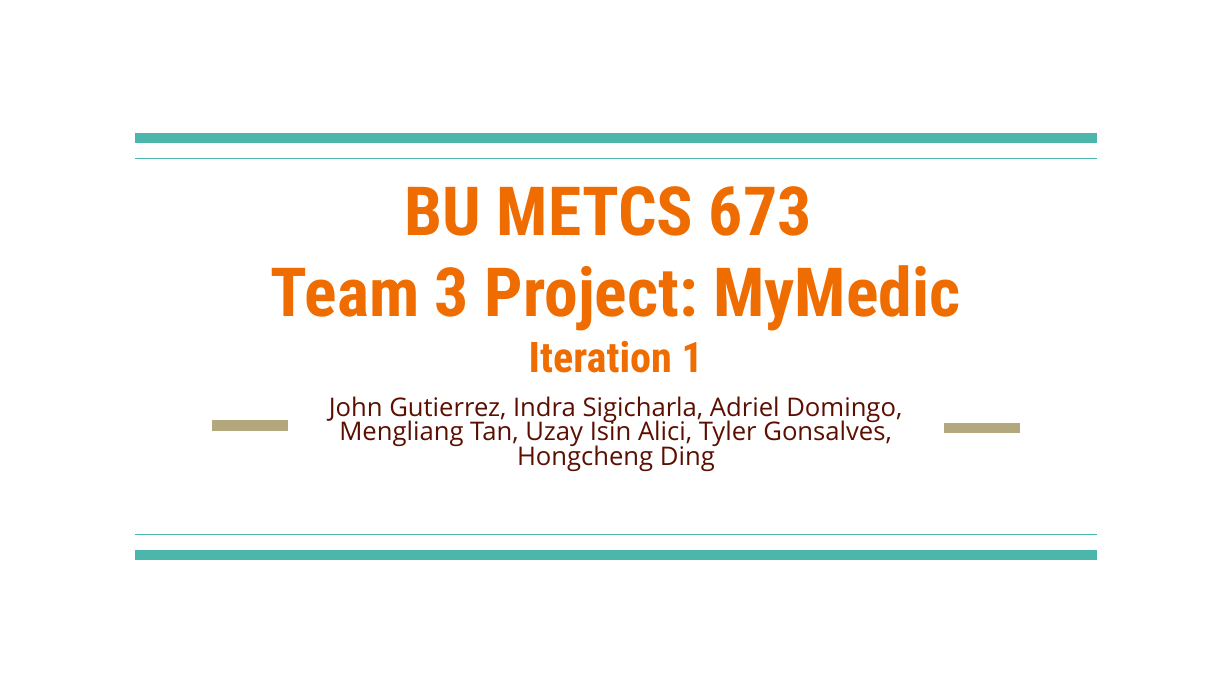
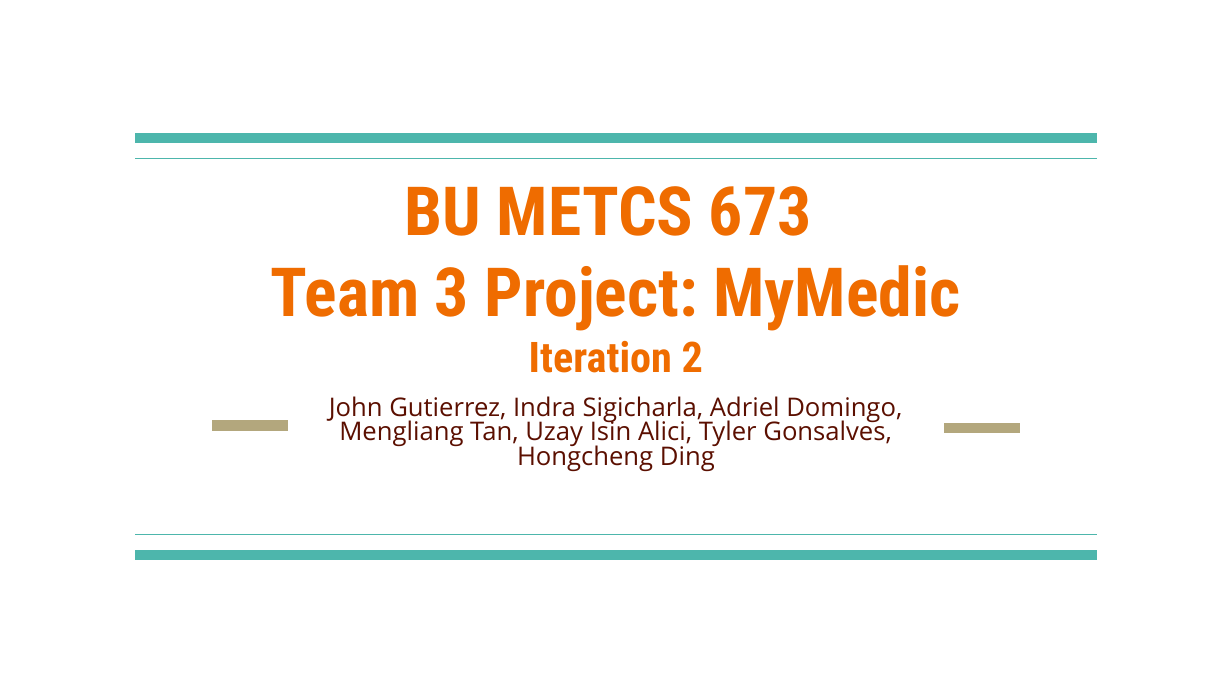
Before and after one commit to BUMETCS673/CS673OLSum25Team3, a slide deck: slide 1 of doc/CS673_presentation2_team3.pptx. Drawn at 1232x693 pixels with LibreOffice and Linux fonts; fonts in the diff are those of the drawing. Boxes give left, top, right and bottom in pixels: in the first picture for what was removed or moved away, otherwise in the second. Text is boxed around its words. In the diff, an @@ line names an element or a change of style, - is before the commit and + after.

Commit message:
Added deliverables for Iteration 2.

```diff
--- a/doc/CS673_presentation2_team3.pptx
+++ b/doc/CS673_presentation2_team3.pptx
@@ title at [529,341,703,373]: text changed @@
-Iteration 1
+Iteration 2
```
Also in this commit, not shown: 1 other slide changed, 6 other files.
